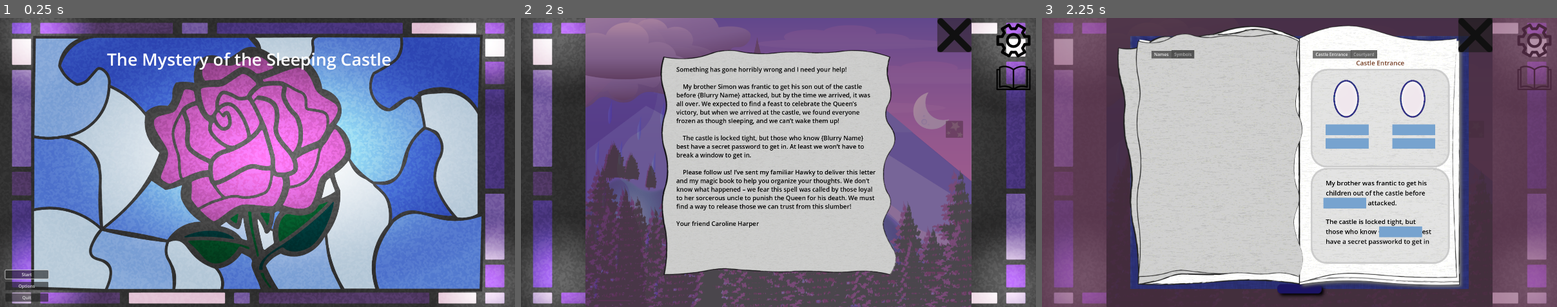
Above: before the commit, frames 1-3 (left to right).
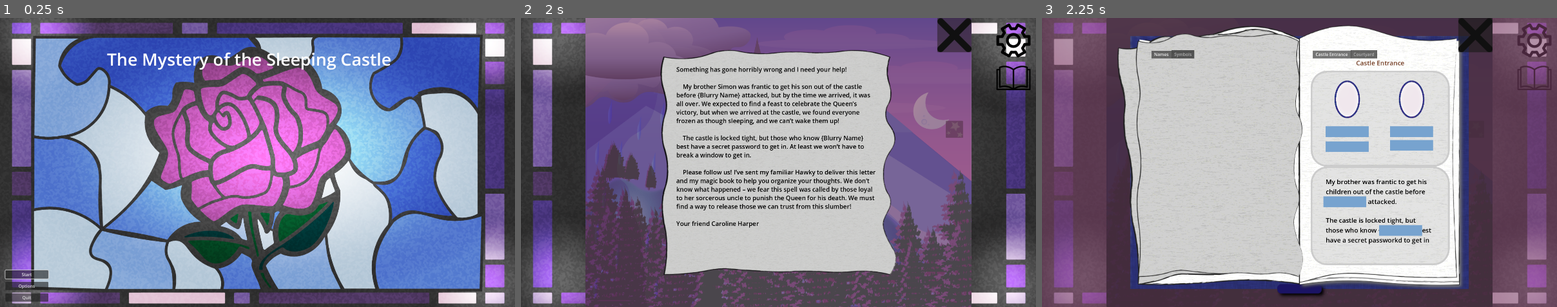
Above: after the commit, the same moments.

Repository: hwfwalton/SleepingCastleAlpha
Game: Godot game, scene res://root.tscn
The game is run twice, just before and just after one commit, with the same random seed, the same clock (stepped at 60 frames per second) and the same inputs.
Inputs (mouse positions are in pixels of both pictures, inside the frame that each line leads up to):
- Up to frame 1 (0.25 s): no input
- Up to frame 2 (2 s): click "Start" at 0.5 s; click (727, 202) at 1.25 s
- Up to frame 3 (2.25 s): click (1536, 78) at 2 s

Frames 1-2 are identical in both runs. In frame 3, 2.5% of the frame differs, in the area x 52-80%, y 17-86%.

Commit message:
Make the slot and portrait node alignment consistent between the first two puzzle pages

Diff:
--- a/BookView/puzzle_pages/puzzle_pages/castle0_page_0.tscn
+++ b/BookView/puzzle_pages/puzzle_pages/castle0_page_0.tscn
@@ -12,7 +12,7 @@
 [node name="PuzzleZone" parent="VBoxContainer/Control" index="0" instance=ExtResource("2_n5a5p")]
 layout_mode = 1
 offset_right = 0.0
-offset_bottom = -369.0
+offset_bottom = -364.0
 
 [node name="PuzzleZone2" parent="VBoxContainer/Control" index="1" instance=ExtResource("3_lh834")]
 layout_mode = 1
--- a/BookView/puzzle_pages/puzzle_zones/castle0_zone_0.tscn
+++ b/BookView/puzzle_pages/puzzle_zones/castle0_zone_0.tscn
@@ -5,25 +5,30 @@
 [ext_resource type="PackedScene" uid="uid://dnkda1q86p5fm" path="res://BookView/puzzle_pages/Portrait.tscn" id="3_2d3vv"]
 
 [node name="castle0_zone_0" instance=ExtResource("1_4u7w8")]
-custom_minimum_size = Vector2(518, 369)
-offset_bottom = -711.0
+custom_minimum_size = Vector2(518, 359)
+offset_bottom = -721.0
 puzzle_zone_id = "castle0_zone_0"
 
 [node name="Portrait_Albert" parent="." index="1" instance=ExtResource("3_2d3vv")]
 layout_mode = 1
-offset_left = 64.0
+anchors_preset = 0
+anchor_right = 0.0
+anchor_bottom = 0.0
+offset_left = 68.0
 offset_top = 32.0
-offset_right = -318.0
-offset_bottom = -177.0
+offset_right = 204.0
+offset_bottom = 182.0
+grow_horizontal = 1
+grow_vertical = 1
 mouse_filter = 2
 required_clue_value = 1
 texture_resource_path = "res://assets/portraits/portrait.albert.png"
 
 [node name="Portrait_Philip" parent="." index="2" instance=ExtResource("3_2d3vv")]
 layout_mode = 1
-offset_left = 312.0
+offset_left = 308.0
 offset_top = 32.0
-offset_right = -70.0
+offset_right = -74.0
 offset_bottom = -177.0
 mouse_filter = 2
 required_clue_value = 6
@@ -32,21 +37,21 @@
 [node name="ClueSlot_Albert" parent="." index="3" instance=ExtResource("2_2rq4j")]
 offset_left = 56.0
 offset_top = 208.0
-offset_right = 208.0
+offset_right = 216.0
 offset_bottom = 248.0
 correct_clue_name_values = Array[int]([1])
 accepted_clue_types = Array[int]([0])
 
 [node name="ClueSlot_Glover" parent="." index="4" instance=ExtResource("2_2rq4j")]
 offset_left = 56.0
-offset_top = 259.0
-offset_right = 208.0
-offset_bottom = 299.0
+offset_top = 264.0
+offset_right = 216.0
+offset_bottom = 304.0
 correct_clue_name_values = Array[int]([29])
 accepted_clue_types = Array[int]([0])
 
 [node name="ClueSlot_Philip" parent="." index="5" instance=ExtResource("2_2rq4j")]
-offset_left = 304.0
+offset_left = 296.0
 offset_top = 208.0
 offset_right = 456.0
 offset_bottom = 248.0
@@ -54,7 +59,7 @@
 accepted_clue_types = Array[int]([0])
 
 [node name="ClueSlot_Lansing" parent="." index="6" instance=ExtResource("2_2rq4j")]
-offset_left = 304.0
+offset_left = 296.0
 offset_top = 259.0
 offset_right = 456.0
 offset_bottom = 299.0
--- a/BookView/puzzle_pages/puzzle_zones/castle0_zone_1.tscn
+++ b/BookView/puzzle_pages/puzzle_zones/castle0_zone_1.tscn
@@ -5,7 +5,7 @@
 [ext_resource type="LabelSettings" uid="uid://fofavbwv757m" path="res://themes/book_view_puzzle_text.tres" id="2_i1aaw"]
 
 [node name="castle0_zone_0" instance=ExtResource("1_nip8b")]
-custom_minimum_size = Vector2(518, 359)
+custom_minimum_size = Vector2(518, 369)
 offset_bottom = -711.0
 metadata/_edit_lock_ = true
 
--- a/BookView/puzzle_pages/puzzle_zones/castle1_zone0.tscn
+++ b/BookView/puzzle_pages/puzzle_zones/castle1_zone0.tscn
@@ -5,30 +5,35 @@
 [ext_resource type="PackedScene" uid="uid://d0mqgq2xl7fvd" path="res://BookView/book_view_clue_slot.tscn" id="3_jbme5"]
 
 [node name="PuzzleZone" instance=ExtResource("1_v2teg")]
-custom_minimum_size = Vector2(518, 369)
-offset_bottom = -711.0
+custom_minimum_size = Vector2(518, 359)
+offset_bottom = -721.0
 
 [node name="Portrait" parent="." index="1" instance=ExtResource("2_ikgfu")]
 layout_mode = 1
-offset_left = 64.0
-offset_top = 64.0
-offset_right = -326.0
-offset_bottom = -161.0
+anchors_preset = 0
+anchor_right = 0.0
+anchor_bottom = 0.0
+offset_left = 68.0
+offset_top = 32.0
+offset_right = 204.0
+offset_bottom = 182.0
+grow_horizontal = 1
+grow_vertical = 1
 required_clue_value = 7
 texture_resource_path = "res://assets/portraits/portrait.robert.png"
 
 [node name="BookViewClueSlot" parent="." index="2" instance=ExtResource("3_jbme5")]
-offset_left = 48.0
-offset_top = 224.0
-offset_right = 208.0
-offset_bottom = 264.0
+offset_left = 56.0
+offset_top = 208.0
+offset_right = 216.0
+offset_bottom = 248.0
 correct_clue_name_values = Array[int]([24])
 accepted_clue_types = Array[int]([0])
 
 [node name="BookViewClueSlot2" parent="." index="3" instance=ExtResource("3_jbme5")]
-offset_left = 48.0
-offset_top = 280.0
-offset_right = 208.0
-offset_bottom = 320.0
+offset_left = 56.0
+offset_top = 264.0
+offset_right = 216.0
+offset_bottom = 304.0
 correct_clue_name_values = Array[int]([7])
 accepted_clue_types = Array[int]([0])
